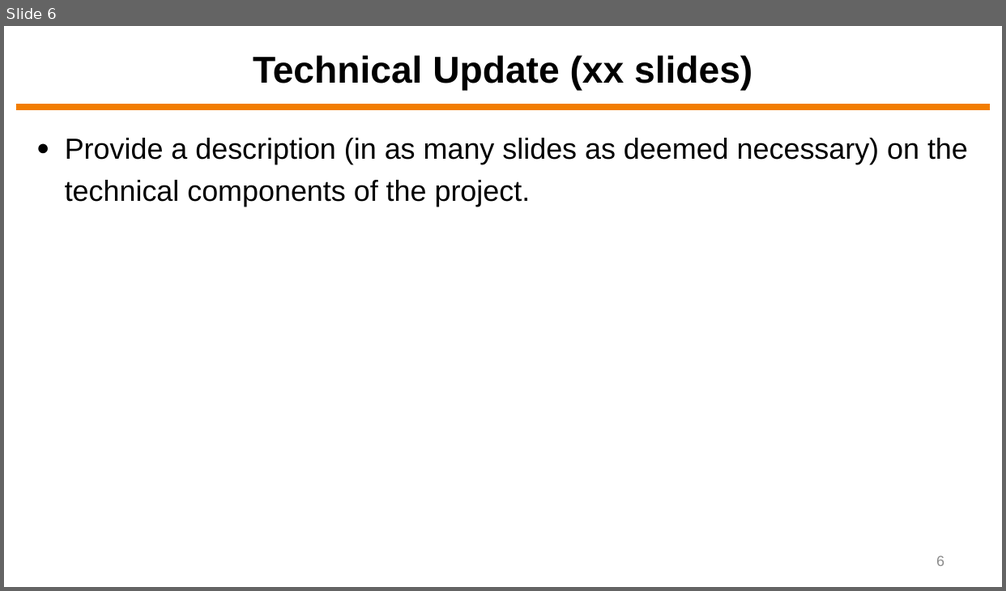
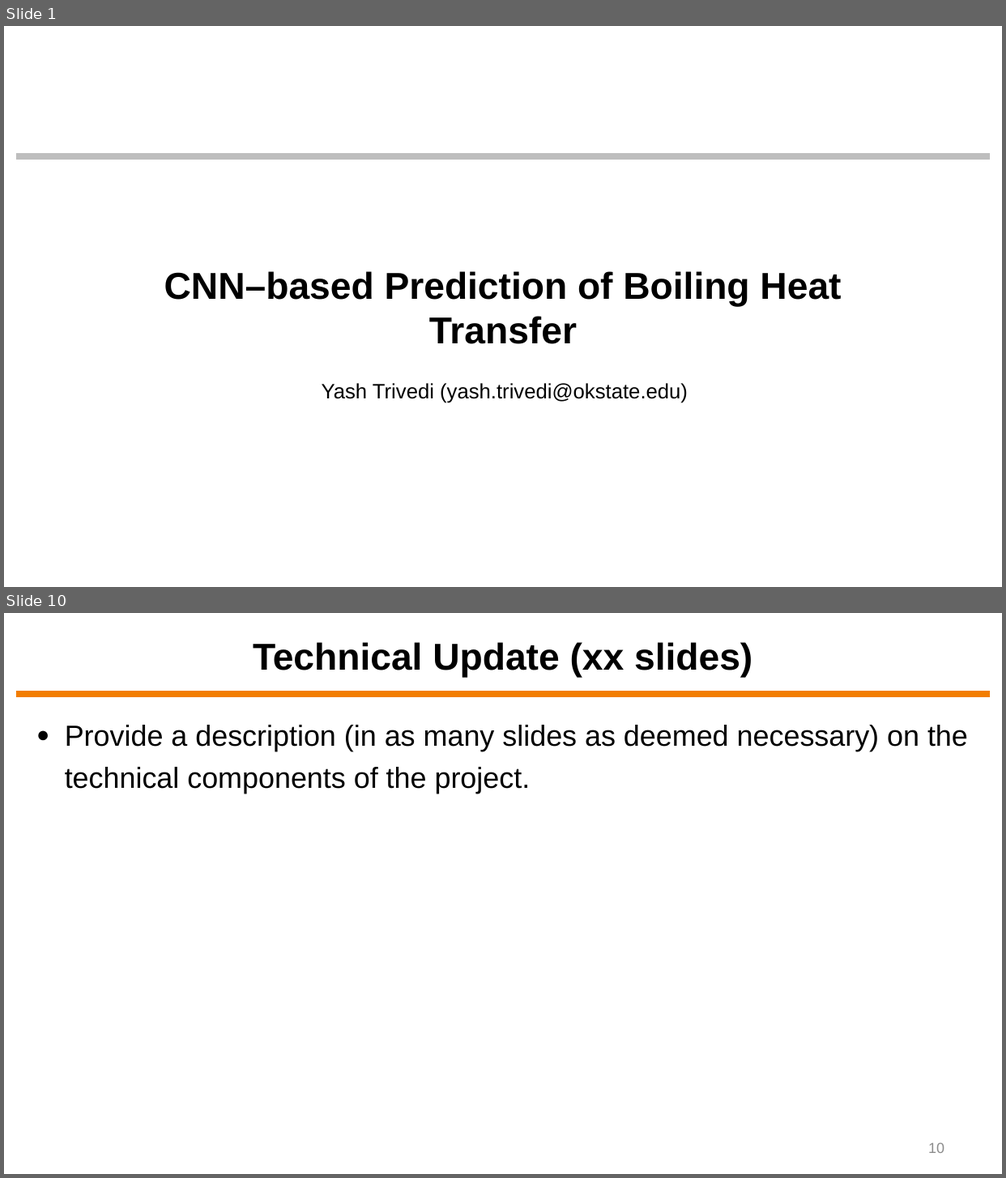
Before and after one commit to ytrivedi315/Final-Project-Yash-Trivedi, a slide deck: Final Presentation/ECEN5743 Final Project Presentation - YT.pptx. Shown one above the other, each under a label of ours: slide 6 before the commit, slides 1 and 10 after it; the slides between them are not shown. The pictures are 1006x591 and 1006x1178 pixels, drawn with LibreOffice and Linux fonts; fonts in the diff are those of the drawing; background and template pictures are left out. Boxes give left, top, right and bottom in pixels: in the first picture for what was removed or moved away, otherwise in the second. Text is boxed around its words. In the diff, an @@ line names an element or a change of style, - is before the commit and + after.

```diff
--- a/Final Presentation/ECEN5743 Final Project Presentation - YT.pptx
+++ b/Final Presentation/ECEN5743 Final Project Presentation - YT.pptx
@@ slide 1 added at [4, 26, 1002, 587], background #FFFFFF @@
@@ line added from (17, 156) to (990, 156), #BEBEBE 6 pt @@
@@ title added at [164, 271, 841, 344], 36 pt, text #000000, bold @@
+CNN–based Prediction of Boiling Heat Transfer
@@ subtitle added at [322, 383, 688, 403], 20 pt, text #000000 @@
+Yash Trivedi (yash.trivedi@okstate.edu)
@@ what was slide 6 is now slide 10 @@
@@ page number at [928, 1143, 944, 1153]: text changed @@
-6
+10
```
Also in this commit, not shown: 8 other slides added, 10 slides removed, 11 other files.
